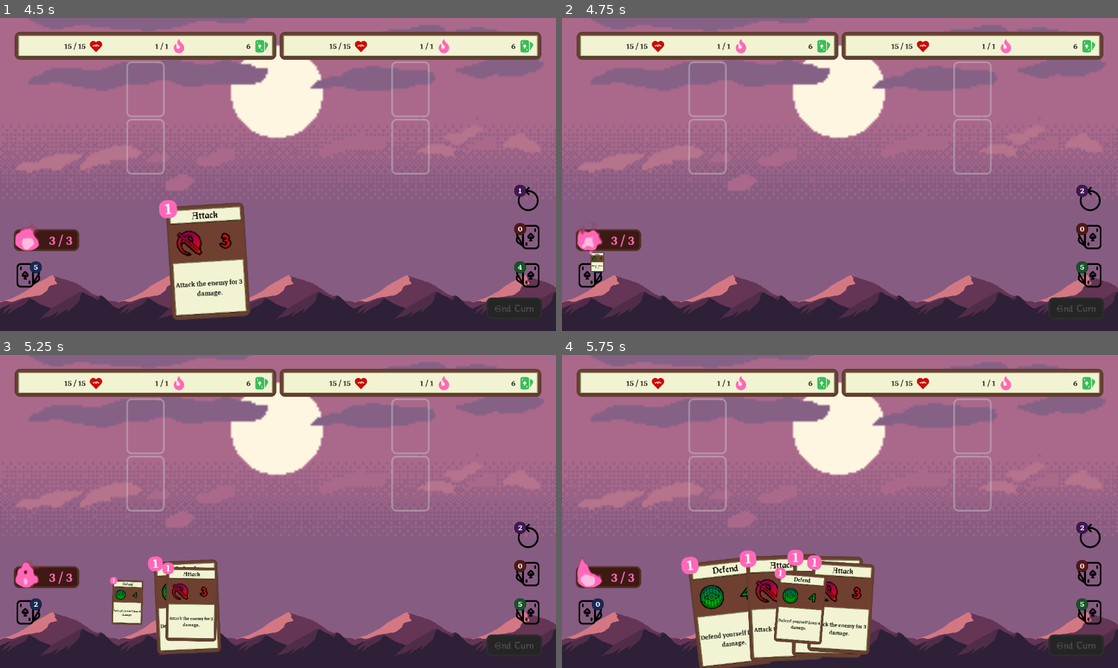
Above: before the commit, frames 1-4 (two rows, left to right).
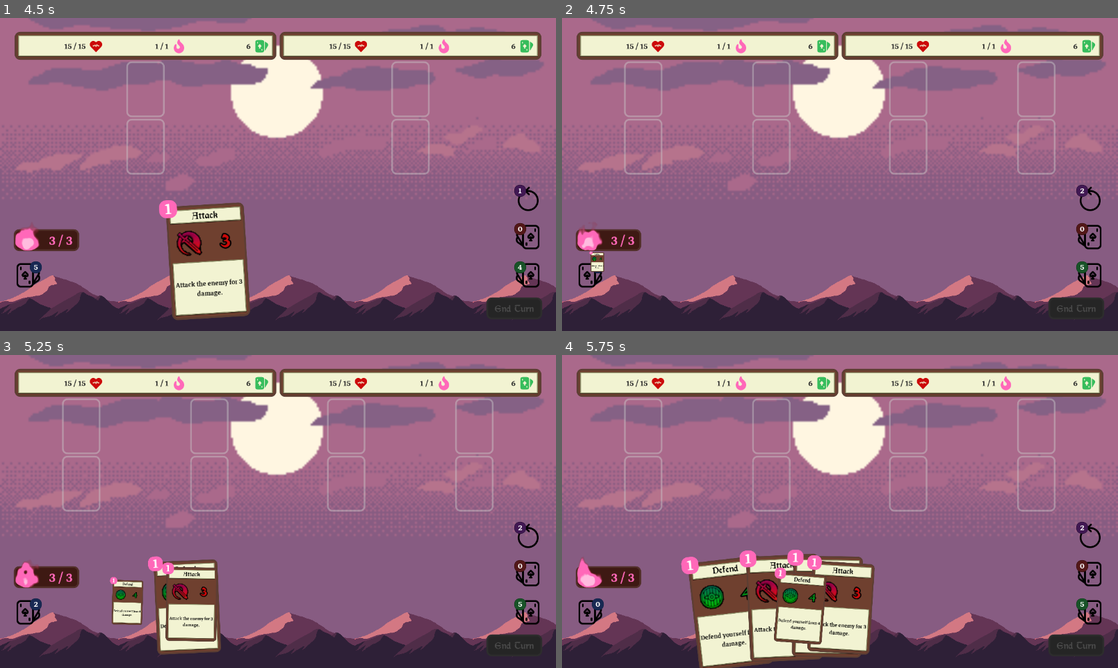
Above: after the commit, the same moments.

Repository: Maaack/Battle-Deck-Energy
Game: Godot game, scene res://Scenes/Main.tscn
Two runs of this game, one before a commit and one after it. Both use one fixed random seed, a clock stepped at 60 frames per second and the inputs below.
Inputs (mouse positions are in pixels of both pictures, inside the frame that each line leads up to):
- Up to frame 1 (4.5 s): drag from (278, 174) to (333, 105) at 0.52 s; drag from (166, 190) to (250, 237) at 1.27 s; move the mouse to (333, 105) at 2.02 s; click (333, 105) at 2.17 s; click "End Turn" at 2.75 s; drag from (250, 237) to (111, 127) at 3.52 s; move the mouse to (444, 221) at 4.27 s; click (444, 221) at 4.42 s
- Up to frame 2 (4.75 s): no input
- Up to frame 3 (5.25 s): drag from (111, 464) to (194, 433) at 5.02 s
- Up to frame 4 (5.75 s): no input

Frame 1 is identical in both runs. In frame 2, 1.9% of the frame differs, in the area x 11-89%, y 13-50%; in frame 3, 1.9%; in frame 4, 1.9%.

Commit message:
BATL-02: Cards now occupy the opening, blocking further cards. Adds data type and manager for battle opportunities (openings in UI).

Diff:
--- /dev/null
+++ b/Managers/BattleOpportunities/BattleOpportunitiesManager.gd
@@ -0,0 +1,60 @@
+extends Node
+
+
+enum OpportunityType{ATTACK, DEFEND}
+
+var player_data : CharacterData
+var opponents_data : Array
+
+func add_opponent(opponent_data:CharacterData):
+	if is_instance_valid(opponent_data):
+		opponents_data.append(opponent_data)
+
+func get_attack_opportunity(source:CharacterData, target:CharacterData):
+	var opportunity = OpportunityData.new()
+	opportunity.source = source
+	opportunity.target = target
+	opportunity.opp_type = OpportunityType.ATTACK
+	return opportunity
+
+func get_attack_opportunities(source:CharacterData, target:CharacterData, count:int = 1):
+	var opportunities : Array = []
+	for _i in range(count):
+		opportunities.append(get_defend_opportunity(source, target))
+	return opportunities
+
+func get_defend_opportunity(source:CharacterData, target:CharacterData):
+	var opportunity = OpportunityData.new()
+	opportunity.source = source
+	opportunity.target = target
+	opportunity.opp_type = OpportunityType.DEFEND
+	return opportunity
+
+func get_defend_opportunities(source:CharacterData, target:CharacterData, count:int = 1):
+	var opportunities : Array = []
+	for _i in range(count):
+		opportunities.append(get_defend_opportunity(source, target))
+	return opportunities
+
+func get_player_opportunities():
+	var opportunities : Array = []
+	if not is_instance_valid(player_data):
+		print("Error: Getting player opportunities with no player set.")
+		return opportunities
+	for opponent_data in opponents_data:
+		opportunities += get_attack_opportunities(player_data, opponent_data)
+	return opportunities
+
+func get_opponent_oppotunities(opponent_data:CharacterData):
+	var opportunities : Array = []
+	if not opponent_data in opponents_data:
+		print("Error: Getting opponent opportunities on unset opponent data.")
+		return opportunities
+	opportunities += get_attack_opportunities(opponent_data, player_data)
+	return opportunities
+
+func get_all_opponent_opportunities():
+	var opportunities : Array = []
+	for opponent_data in opponents_data:
+		opportunities += get_attack_opportunities(opponent_data, player_data)
+	return opportunities
--- /dev/null
+++ b/Managers/BattleOpportunities/BattleOpportunitiesManager.tscn
@@ -0,0 +1,6 @@
+[gd_scene load_steps=2 format=2]
+
+[ext_resource path="res://Managers/BattleOpportunities/BattleOpportunitiesManager.gd" type="Script" id=1]
+
+[node name="BattleOpportunitiesManager" type="Node"]
+script = ExtResource( 1 )
--- a/Managers/Openings/Opening.gd
+++ b/Managers/Openings/Opening.gd
@@ -3,10 +3,13 @@
 
 class_name BattleOpening
 
+signal card_assigned(opp_data, card)
+
 onready var glow_node = $CardSlot/GlowNode
 onready var animation_node = $CardSlot/GlowNode/AnimationPlayer
 
-var assigned_card = null
+var opportunity_data : OpportunityData
+var assigned_card = null setget set_assigned_card
 var prs_data : PRSData = PRSData.new()
 
 func _to_string():
@@ -15,10 +18,19 @@
 func get_global_position():
 	return $CardSlot.rect_global_position
 
+func set_assigned_card(value:CardData):
+	assigned_card = value
+	if is_instance_valid(assigned_card):
+		print("Playing card %s" % assigned_card)
+		emit_signal("card_assigned", opportunity_data, assigned_card)
+
 func get_prs_data():
 	prs_data.position = get_global_position()
 	prs_data.scale = Vector2(0.5,0.5)
 	return prs_data
+
+func is_open():
+	return opportunity_data.is_open()
 
 func glow_on():
 	glow_node.show()
--- a/Managers/Openings/OpeningsManager.gd
+++ b/Managers/Openings/OpeningsManager.gd
@@ -3,9 +3,14 @@
 
 onready var opening_scene = preload("res://Managers/Openings/Opening.tscn")
 
-func add_opening():
+var openings_map : Dictionary = {}
+
+func add_opening(opp_data:OpportunityData):
 	var opening_instance = opening_scene.instance()
+	openings_map[opp_data] = opening_instance
+	opening_instance.opportunity_data = opp_data
 	add_child(opening_instance)
+	return opening_instance
 
 func sub_opening():
 	var last_node = get_children().back()
@@ -16,5 +21,6 @@
 	var battle_openings : Array = []
 	for child in get_children():
 		if child is BattleOpening:
-			battle_openings.append(child)
+			if child.is_open():
+				battle_openings.append(child)
 	return battle_openings
--- /dev/null
+++ b/Resources/Opportunity/OpportunityData.gd
@@ -0,0 +1,22 @@
+extends Resource
+
+
+class_name OpportunityData
+
+const NO_TYPE = -1
+
+var source : CharacterData
+var target : CharacterData
+var opp_type : int = NO_TYPE
+var card_data = null setget set_card
+var prs = PRSData.new()
+
+func is_open():
+	return not is_instance_valid(card_data)
+
+func set_card(value:CardData):
+	if is_open():
+		card_data = value
+
+func clear():
+	card_data = null
--- a/Scenes/BattleInterface/BattleInterface.gd
+++ b/Scenes/BattleInterface/BattleInterface.gd
@@ -5,6 +5,7 @@
 onready var player_battle_manager = $CharacterBattleManager
 onready var ai_opponents_manager = $AIOpponentsManager
 onready var battle_phase_manager = $BattlePhaseManager
+onready var battle_opps_manager = $BattleOpportunitiesManager
 
 var player_data : CharacterData setget set_player_data
 var opponents : Array = [] setget set_opponents
@@ -14,22 +15,28 @@
 	if is_instance_valid(player_data):
 		player_interface.player_data = player_data
 		player_battle_manager.character_data = player_data
+		battle_opps_manager.player_data = player_data
 
 func new_opponent(opponent_data:CharacterData):
 	opponent_data = opponent_data.duplicate()
 	ai_opponents_manager.add_opponent(opponent_data)
+	battle_opps_manager.add_opponent(opponent_data)
 	player_interface.add_opponent_actions(opponent_data)
 
 func set_opponents(values:Array):
 	for value in values:
 		if value is CharacterData:
 			new_opponent(value)
-	player_interface.add_openings()
+
+func _on_Opening_card_assigned(opp_data:OpportunityData, card_data:CardData):
+	opp_data.card_data = card_data
 
 func start_battle():
 	battle_phase_manager.advance()
 
 func _take_enemy_turn():
+	var opportunities : Array = battle_opps_manager.get_all_opponent_opportunities()
+	var openings : Array = player_interface.add_opponent_openings(opportunities)
 	ai_opponents_manager.opponents_take_turn()
 	battle_phase_manager.advance()
 
@@ -40,6 +47,11 @@
 
 func _start_player_turn():
 	player_interface.connect("drawing_completed", self, "_on_hand_drawn")
+	var opportunities : Array = battle_opps_manager.get_player_opportunities()
+	var openings : Array = player_interface.add_player_openings(opportunities)
+	for opening in openings:
+		if opening is BattleOpening:
+			opening.connect("card_assigned", self, "_on_Opening_card_assigned")
 	player_battle_manager.draw_hand()
 
 func _end_player_turn():
--- a/Scenes/BattleInterface/BattleInterface.tscn
+++ b/Scenes/BattleInterface/BattleInterface.tscn
@@ -6,6 +6,7 @@
 [ext_resource path="res://Managers/AIOpponents/AIOpponentsManager.tscn" type="PackedScene" id=4]
 [ext_resource path="res://Managers/BattlePhase/BattlePhaseManager.tscn" type="PackedScene" id=5]
 [ext_resource path="res://Scenes/BattleInterface/BattlePhase/BattlePhase.tscn" type="PackedScene" id=6]
+[ext_resource path="res://Managers/BattleOpportunities/BattleOpportunitiesManager.tscn" type="PackedScene" id=7]
 
 [node name="BattleInterface" type="Control"]
 anchor_right = 1.0
@@ -30,6 +31,8 @@
 [node name="Player" parent="BattlePhaseManager" instance=ExtResource( 6 )]
 
 [node name="Resolution" parent="BattlePhaseManager" instance=ExtResource( 6 )]
+
+[node name="BattleOpportunitiesManager" parent="." instance=ExtResource( 7 )]
 [connection signal="card_dropped_on_opening" from="PlayerInterface" to="." method="_on_PlayerInterface_card_dropped_on_opening"]
 [connection signal="ending_turn" from="PlayerInterface" to="." method="_on_PlayerInterface_ending_turn"]
 [connection signal="discarded_card" from="CharacterBattleManager" to="." method="_on_CharacterBattleManager_discarded_card"]
--- a/Scenes/PlayerInterface/BattleBoard/ActionsBoard/ActionsBoard.gd
+++ b/Scenes/PlayerInterface/BattleBoard/ActionsBoard/ActionsBoard.gd
@@ -18,12 +18,31 @@
 	if opponent in opponents_map:
 		return opponents_map[opponent]
 
-func add_openings():
-	for child in get_children():
-		if child.has_method("add_player_opening"):
-			child.add_player_opening()
-		if child.has_method("add_opponent_opening"):
-			child.add_opponent_opening()
+func add_opponent_openings(opps_data:Array):
+	var openings : Array = []
+	for opportunity_data in opps_data:
+		if opportunity_data is OpportunityData:
+			var source = opportunity_data.source
+			if source in opponents_map:
+				var actions_interface : OpponentActionsInterface = opponents_map[source]
+				if is_instance_valid(actions_interface):
+					var opening : BattleOpening = actions_interface.add_opponent_opening(opportunity_data)
+					if is_instance_valid(opening):
+						openings.append(opening)
+	return openings
+
+func add_player_openings(opps_data:Array):
+	var openings : Array = []
+	for opportunity_data in opps_data:
+		if opportunity_data is OpportunityData:
+			var target = opportunity_data.target
+			if target in opponents_map:
+				var actions_interface : OpponentActionsInterface = opponents_map[target]
+				if is_instance_valid(actions_interface):
+					var opening : BattleOpening = actions_interface.add_player_opening(opportunity_data)
+					if is_instance_valid(opening):
+						openings.append(opening)
+	return openings
 
 func remove_openings():
 	for child in get_children():
--- a/Scenes/PlayerInterface/BattleBoard/ActionsBoard/OpponentActions/OpponentActions.gd
+++ b/Scenes/PlayerInterface/BattleBoard/ActionsBoard/OpponentActions/OpponentActions.gd
@@ -1,5 +1,7 @@
 extends Control
 
+
+class_name OpponentActionsInterface
 
 onready var opponent_opening_manager = $MarginContainer/VBoxContainer/MarginContainer/OpeningsContainer/Opponents
 onready var player_opening_manager = $MarginContainer/VBoxContainer/MarginContainer/OpeningsContainer/Players
@@ -26,14 +28,14 @@
 	if is_instance_valid(deck_label):
 		deck_label.text = "%d" % [opponent_data.deck_size()]
 
-func add_player_opening():
-	player_opening_manager.add_opening()
+func add_player_opening(opp_data:OpportunityData):
+	return player_opening_manager.add_opening(opp_data)
 
 func sub_player_opening():
 	player_opening_manager.sub_opening()
 
-func add_opponent_opening():
-	opponent_opening_manager.add_opening()
+func add_opponent_opening(opp_data:OpportunityData):
+	return opponent_opening_manager.add_opening(opp_data)
 
 func sub_opponent_opening():
 	opponent_opening_manager.sub_opening()
@@ -45,9 +47,7 @@
 	return opponent_opening_manager.get_battle_openings()
 
 func start_round():
-	add_player_opening()
-	add_opponent_opening()
+	pass
 
 func end_round():
-	sub_player_opening()
-	sub_opponent_opening()
+	pass
--- a/Scenes/PlayerInterface/BattleBoard/PlayerBoard/PlayerBoard.tscn
+++ b/Scenes/PlayerInterface/BattleBoard/PlayerBoard/PlayerBoard.tscn
@@ -7,14 +7,6 @@
 [ext_resource path="res://Scenes/PlayerInterface/BattleBoard/PlayerBoard/PlayerBoard.gd" type="Script" id=5]
 [ext_resource path="res://Scenes/PlayerInterface/BattleBoard/PlayerBoard/DeckMeters/DrawPile.tscn" type="PackedScene" id=6]
 [ext_resource path="res://Scenes/PlayerInterface/BattleBoard/PlayerBoard/DeckMeters/ExhaustPile.tscn" type="PackedScene" id=7]
-
-
-
-
-
-
-
-
 
 [node name="PlayerBoard" type="Control"]
 anchor_right = 1.0
--- a/Scenes/PlayerInterface/PlayerInterface.gd
+++ b/Scenes/PlayerInterface/PlayerInterface.gd
@@ -124,8 +124,11 @@
 func start_round():
 	player_board.advance_round_count()
 
-func add_openings():
-	actions_board.add_openings()
+func add_player_openings(opps_data:Array):
+	return actions_board.add_player_openings(opps_data)
+
+func add_opponent_openings(opps_data:Array):
+	return actions_board.add_opponent_openings(opps_data)
 
 func remove_openings():
 	actions_board.remove_openings()
@@ -175,6 +178,7 @@
 	_openings_glow_off()
 	if nearest_battle_opening is BattleOpening:
 		emit_signal("card_dropped_on_opening", card_data, nearest_battle_opening)
+		nearest_battle_opening.assigned_card = card_data
 	hand_manager.spread_from_mouse_flag = true
 	hand_manager.update_hand()
 
--- a/project.godot
+++ b/project.godot
@@ -59,6 +59,16 @@
 "language": "GDScript",
 "path": "res://Resources/Hand/HandData.gd"
 }, {
+"base": "Control",
+"class": "OpponentActionsInterface",
+"language": "GDScript",
+"path": "res://Scenes/PlayerInterface/BattleBoard/ActionsBoard/OpponentActions/OpponentActions.gd"
+}, {
+"base": "Resource",
+"class": "OpportunityData",
+"language": "GDScript",
+"path": "res://Resources/Opportunity/OpportunityData.gd"
+}, {
 "base": "Resource",
 "class": "PRSData",
 "language": "GDScript",
@@ -75,6 +85,8 @@
 "CharacterData": "",
 "DeckData": "",
 "HandData": "",
+"OpponentActionsInterface": "",
+"OpportunityData": "",
 "PRSData": ""
 }
 
Not shown: 1 places in Scenes/BattleInterface/BattleInterface.tscn that only renumber resources
